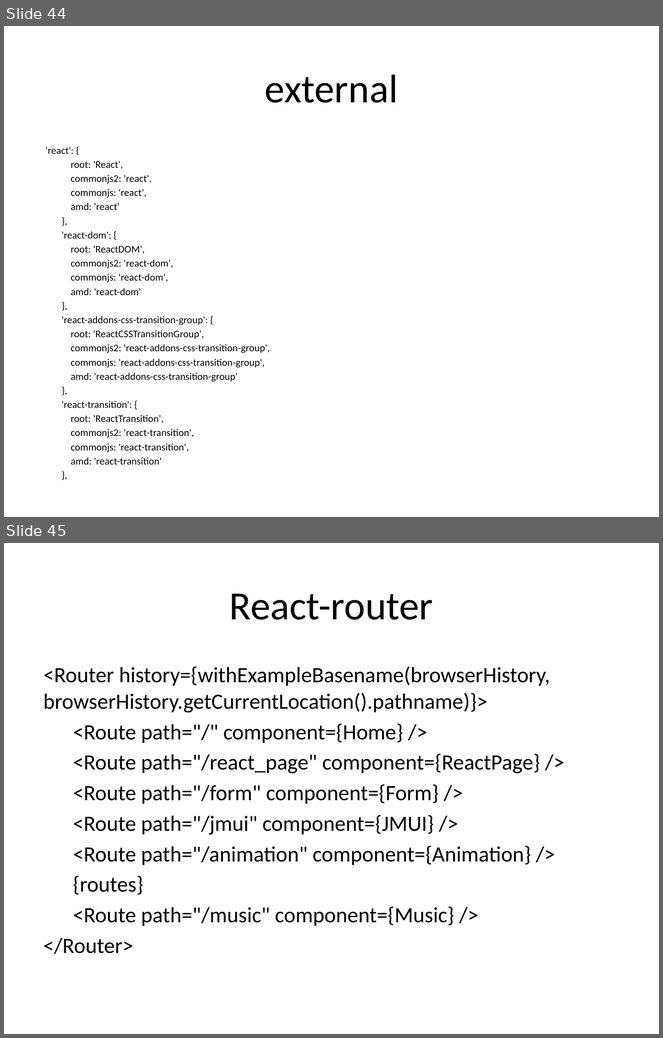
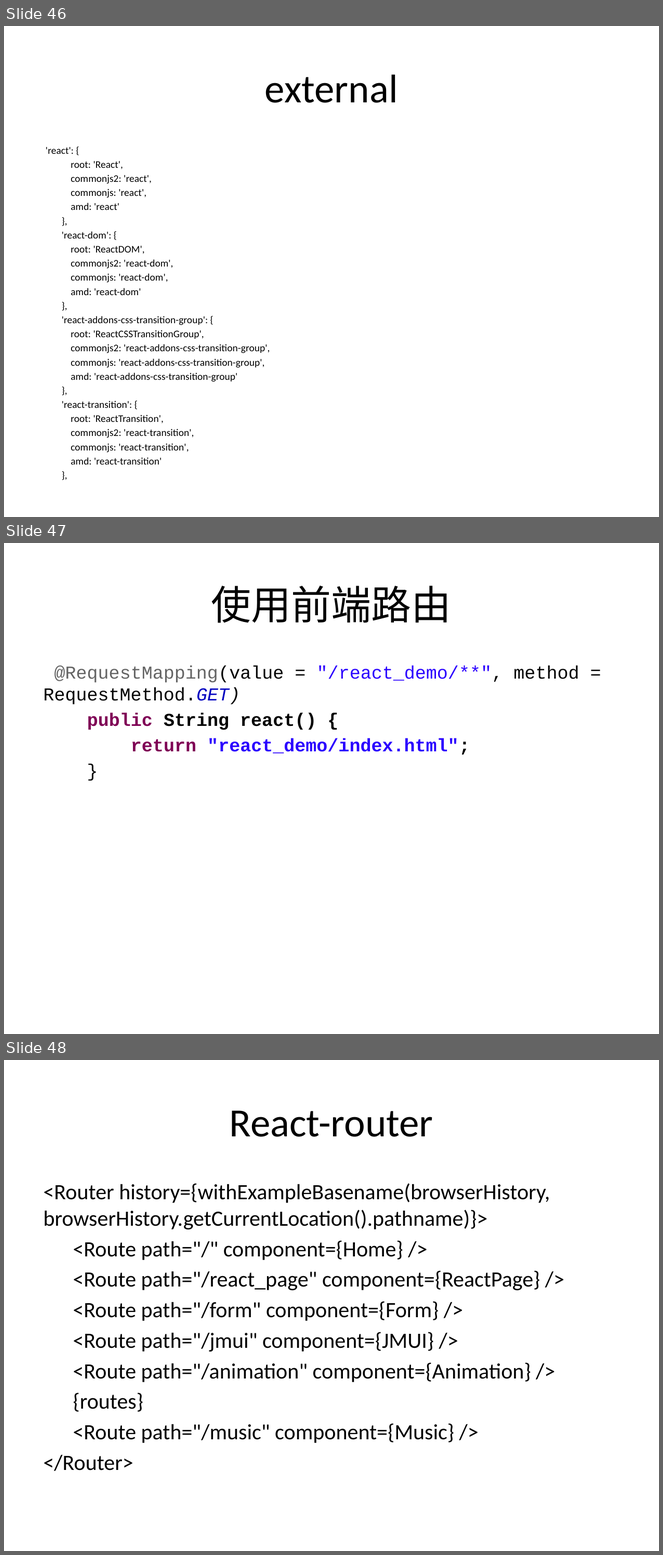
Before and after one commit to hejian1639/SpringMVC, a slide deck: Introduction.pptx. Shown one above the other, each under a label of ours: slides 44 and 45 before the commit, slides 46, 47 and 48 after it. The pictures are 663x1038 and 663x1555 pixels, drawn with LibreOffice and Linux fonts; fonts in the diff are those of the drawing. Boxes give left, top, right and bottom in pixels: in the first picture for what was removed or moved away, otherwise in the second. Text is boxed around its words. In the diff, an @@ line names an element or a change of style, - is before the commit and + after.

```diff
--- a/Introduction.pptx
+++ b/Introduction.pptx
@@ slide 47 added at bbox=[4, 543, 659, 1034], background #FFFFFF @@
@@ title added at bbox=[211, 586, 452, 623], 44 pt, text #000000 @@
+使用前端路由
@@ text added at bbox=[44, 666, 579, 755], 20 pt, text #000000 @@
+@RequestMapping(value = "/react_demo/**", method = RequestMethod.GET)
+public String react() {
+return "react_demo/index.html";
+}
@@ what was slide 44 is now slide 46 @@
@@ what was slide 45 is now slide 48 @@
```
Also in this commit, not shown: 8 slides changed, 6 other slides added, 5 slides removed, 6 other files.
